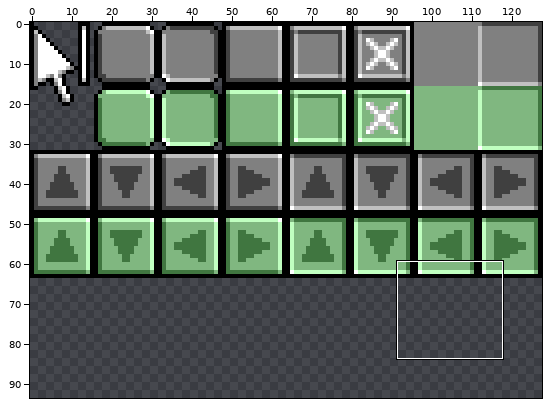
Two versions of one sprite sheet, Bin/Data/Textures/UI.png. Above: a wide view before the commit, with the close-up outlined.
Close-up. First the earlier version:
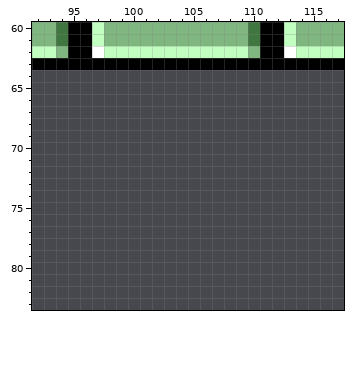
The file is 128x128 pixels. Shown: x 92..117, y 60..83. The wide view leaves out empty margins. The commit also changed other parts of the picture, which this record leaves out.
Once edited:
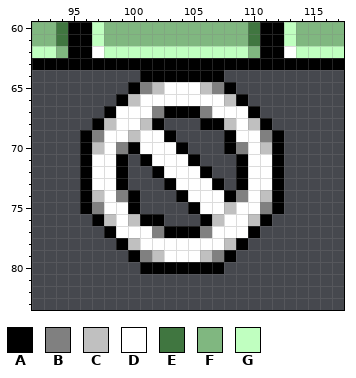
Palette (. is transparent): A #000000  B #808080  C #c0c0c0  D #ffffff  E #407640  F #80b780  G #c0ffc0
From old to new:
@@ x 92..117 @@
 63 AAAAAAAAAAAAAAAAAAAAAAAAAA
-64 ..........................
-65 ..........................
-66 ..........................
-67 ..........................
-68 ..........................
-69 ..........................
-70 ..........................
-71 ..........................
-72 ..........................
-73 ..........................
-74 ..........................
-75 ..........................
-76 ..........................
-77 ..........................
-78 ..........................
-79 ..........................
-80 ..........................
+64 .........AAAAAAA..........
+65 ........ABCDDDCBA.........
+66 .......ACDDDDDDDCA........
+67 ......ADDDBAAABDDDA.......
+68 .....ACDDCA...AACDCA......
+69 ....ABDDCDDA....ADDBA.....
+70 ....ACDBADDDA...ABDCA.....
+71 ....ADDA.ADDDA...ADDA.....
+72 ....ADDA..ADDDA..ADDA.....
+73 ....ADDA...ADDDA.ADDA.....
+74 ....ACDBA...ADDDABDCA.....
+75 ....ABDDA....ADDCDDBA.....
+76 .....ACDCAA...ACDDCA......
+77 ......ADDDBAAABDDDA.......
+78 .......ACDDDDDDDCA........
+79 ........ABCDDDCBA.........
+80 .........AAAAAAA..........
 81 ..........................
Pixel boxes of the changes (left, top, right, bottom) in both close-ups:
added: (80, 70, 284, 274)
